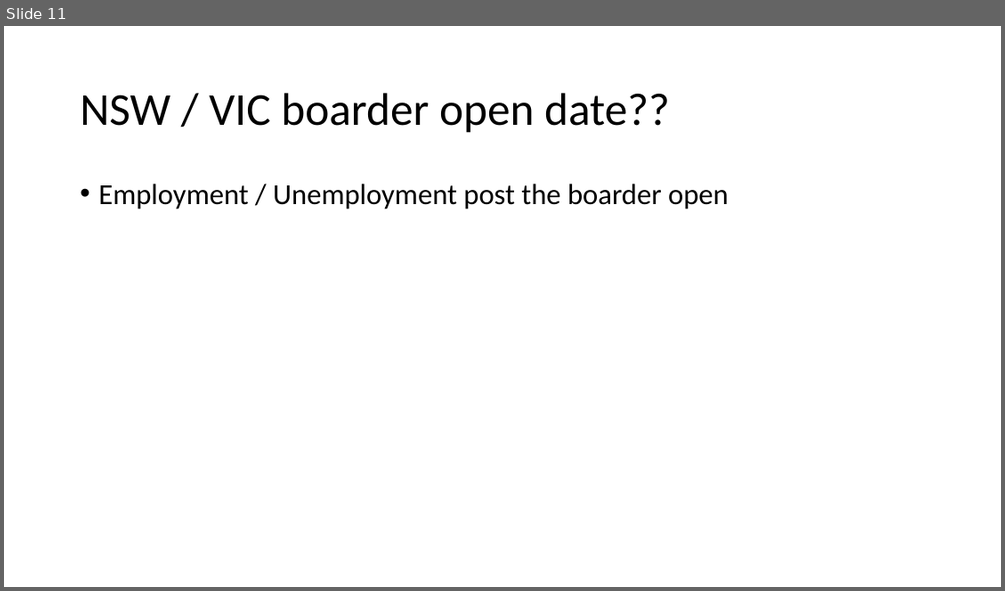
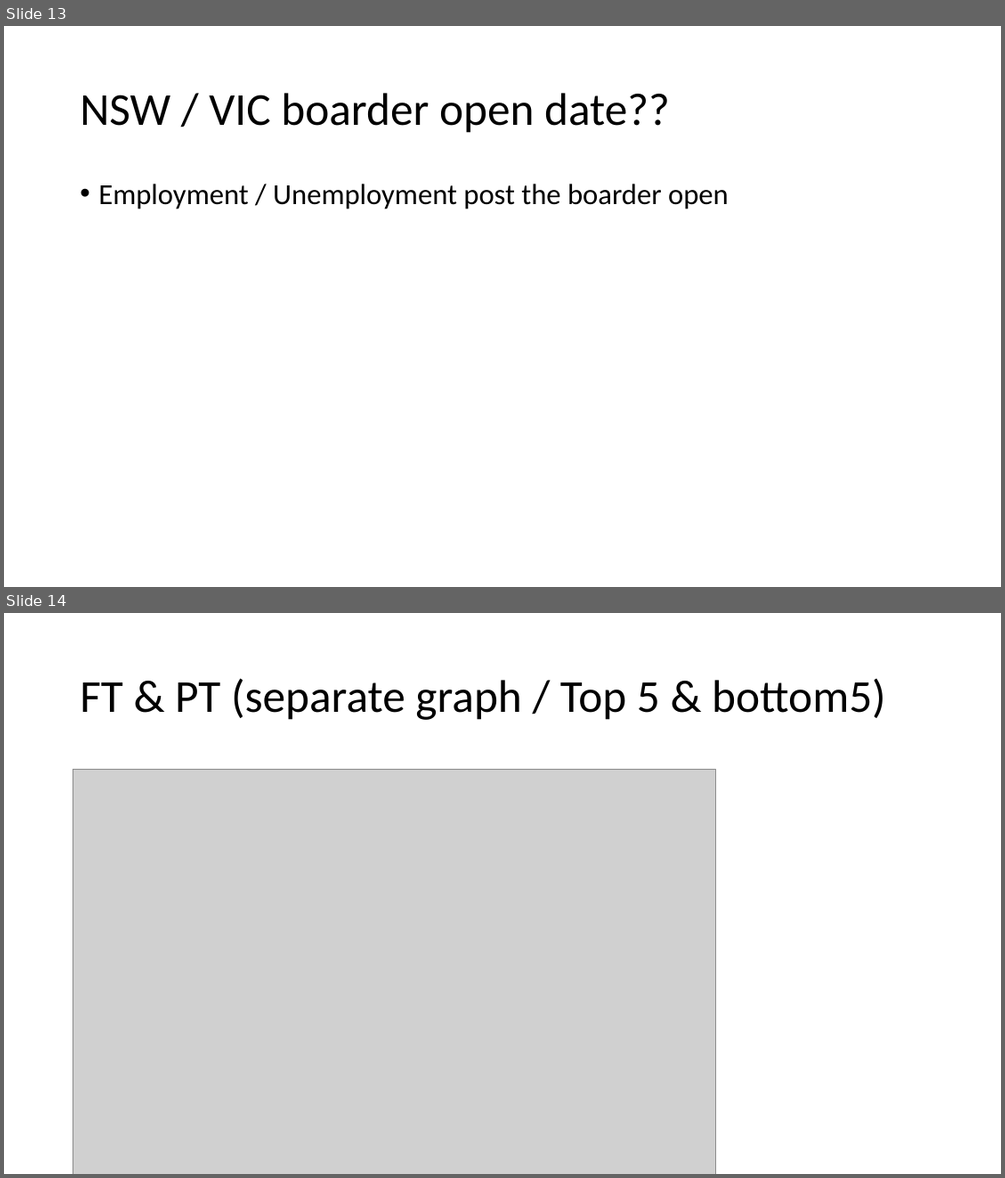
Before and after one commit to CarmenK2/GroupProject1, a slide deck: Presentation_ppt.pptx. Shown one above the other, each under a label of ours: slide 11 before the commit, slides 13 and 14 after it. The pictures are 1005x591 and 1005x1178 pixels, drawn with LibreOffice and Linux fonts; fonts in the diff are those of the drawing; grey boxes stand for pictures. Boxes give left, top, right and bottom in pixels: in the first picture for what was removed or moved away, otherwise in the second. Text is boxed around its words. In the diff, an @@ line names an element or a change of style, - is before the commit and + after.

```diff
--- a/Presentation_ppt.pptx
+++ b/Presentation_ppt.pptx
@@ slide 14 added at [4,613,1001,1174], background #FFFFFF @@
@@ title added at [80,678,886,720], 44 pt, text #000000 @@
+FT & PT (separate graph / Top 5 & bottom5)
@@ picture added at [73,769,716,1174] @@
@@ what was slide 11 is now slide 13 @@
```
Also in this commit, not shown: 3 slides changed, 7 other slides added, 6 slides removed, 2 other files.
